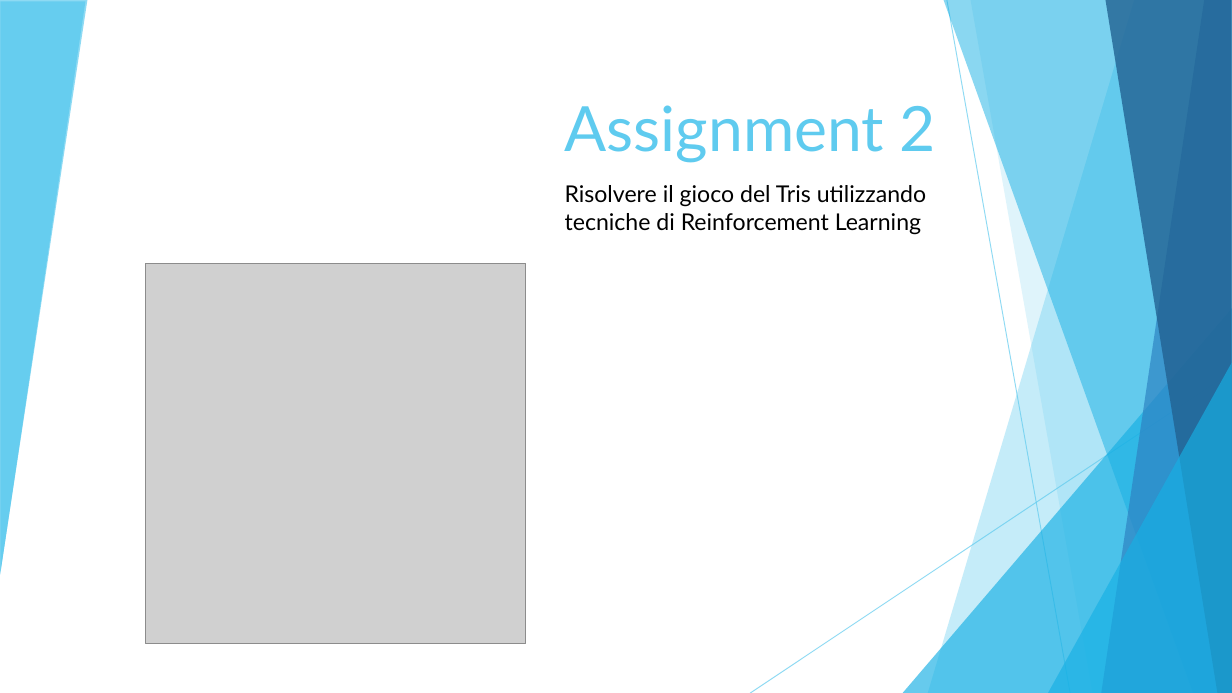
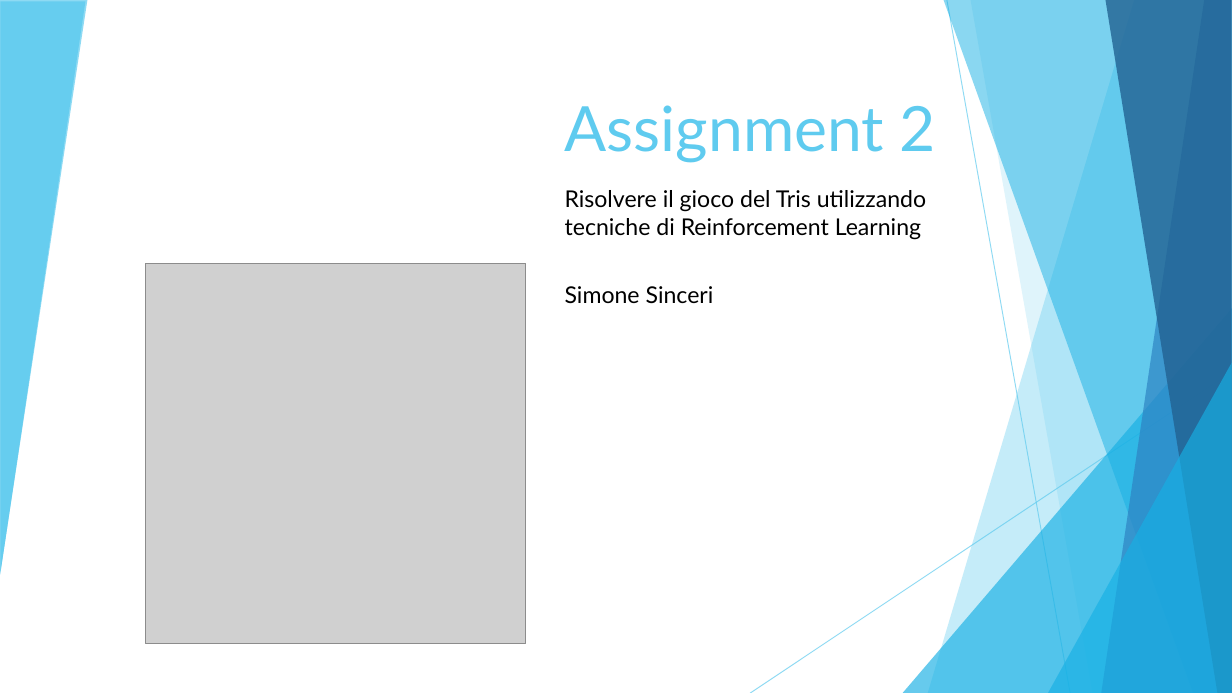
Before and after one commit to simonesinceri/MRL, a slide deck: slide 1 of Assignment 2/Presentation_Ass2.pptx. Drawn at 1232x693 pixels with LibreOffice and Linux fonts; fonts in the diff are those of the drawing; grey boxes stand for pictures. Boxes give left, top, right and bottom in pixels: in the first picture for what was removed or moved away, otherwise in the second. Text is boxed around its words. In the diff, an @@ line names an element or a change of style, - is before the commit and + after.

```diff
--- a/Assignment 2/Presentation_Ass2.pptx
+++ b/Assignment 2/Presentation_Ass2.pptx
@@ subtitle at box(565, 286, 714, 304): paragraph added @@
+Simone Sinceri
```
Also in this commit, not shown: 5 other slides changed.
